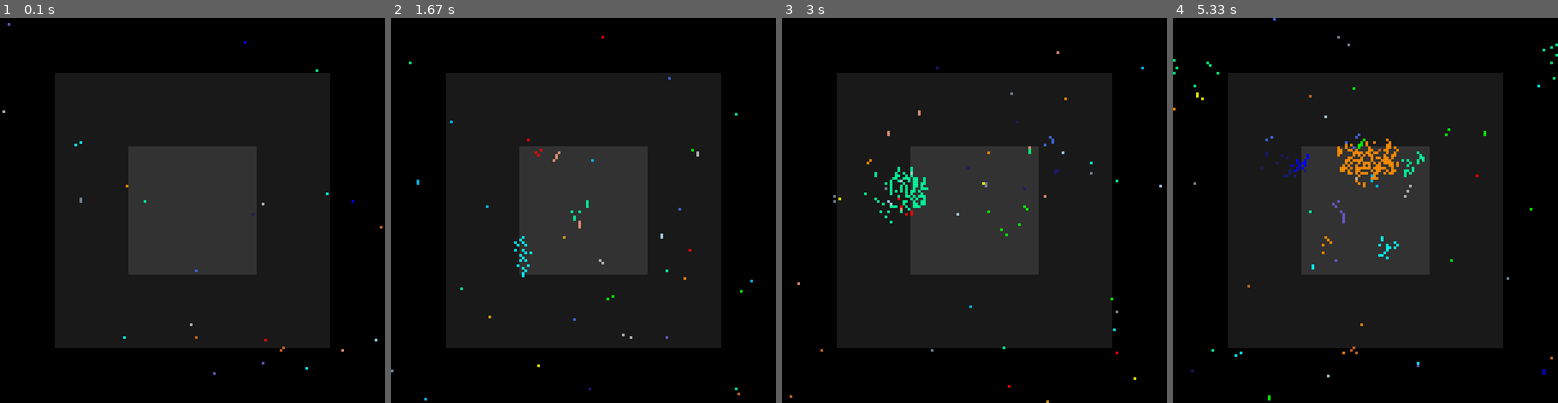
Above: before the commit, frames 1-4 (left to right).
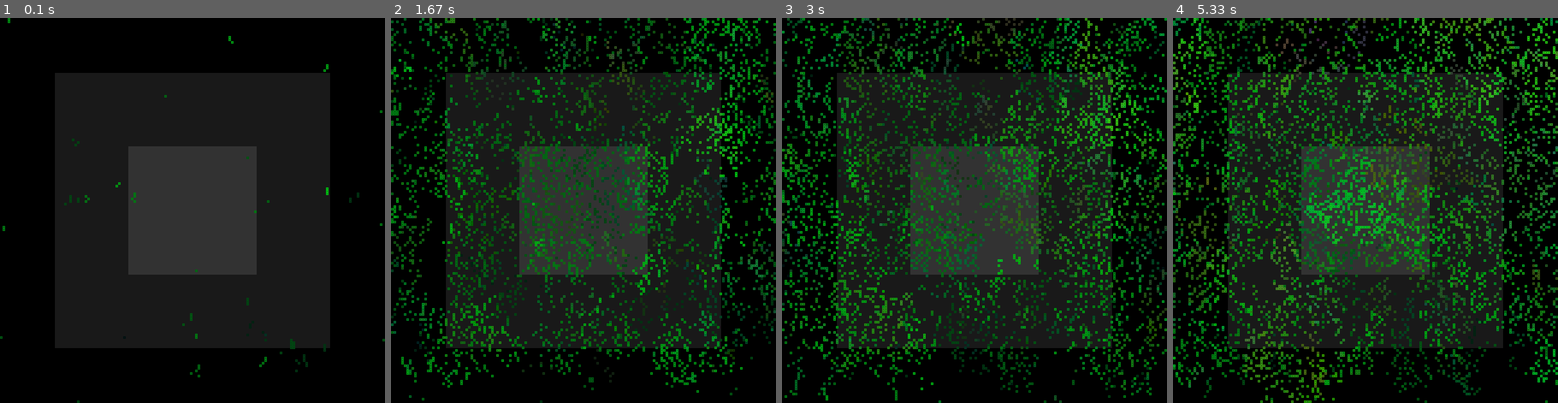
Above: after the commit, the same moments.

Repository: 6hAkunAmAtAtA9/Evolution_simulation_pygame
Game: pygame game, started from evolution_game.py
The game is run twice, just before and just after one commit, with the same random seed, the same clock (stepped at 60 frames per second) and the same inputs.
Inputs (mouse positions are in pixels of both pictures, inside the frame that each line leads up to):
- Up to frame 1 (0.1 s): no input
- Up to frame 2 (1.67 s): press the mouse at (587, 237) at 0.37 s; move the mouse to (537, 225) at 0.47 s; release the mouse at (491, 214) at 0.6 s
- Up to frame 3 (3 s): press the mouse at (978, 237) at 1.7 s; move the mouse to (974, 245) at 1.8 s; release the mouse at (974, 256) at 1.93 s; press the mouse at (978, 237) at 2.53 s; move the mouse to (901, 179) at 2.63 s; release the mouse at (828, 125) at 2.77 s
- Up to frame 4 (5.33 s): press the mouse at (1369, 237) at 3.37 s; move the mouse to (1407, 175) at 3.47 s; release the mouse at (1454, 114) at 3.6 s; press the mouse at (1369, 237) at 4.27 s; move the mouse to (1419, 245) at 4.37 s; release the mouse at (1469, 252) at 4.5 s; press the mouse at (1369, 237) at 5.1 s; move the mouse to (1377, 275) at 5.2 s; move the mouse to (1388, 318) at 5.3 s

The runs differ from the first frame. In frame 1, 0.5% of the frame differs, in the area x 0-100%, y 0-100%; in frame 2, 16%; in frame 3, 19%; in frame 4, 21%.

Commit message:
10. Genome paiting

Diff:
--- a/actions.py
+++ b/actions.py
@@ -6,26 +6,27 @@
 settings = Settings()
 
 
-def life_cicle(cell, cell_list):
+def life_cycle(cell, cell_list):
     """Main circle of events in cells life"""
     location = nearby_objects(cell, cell_list)
     action = genome_action(cell.genome)
 
     if action in ('u', 'd', 'r', 'l'):
         square_moving(cell, cell_list, location, action)
-        cell.disabled_counter = settings.disabled_counter
+
     if 'b' in action and cell.energy > int(action[-2:]) * 4:
         birth(cell, cell_list, action)
-        cell.energy -= int(action[-2:]) * 4
+        cell.energy -= int(action[-2:]) * 5
 
     if action == 'c':
         collect(cell)
 
     if "e" in action:
         eat(cell, location, cell_list, action)
-        cell.energy -= 10
 
     energy_reduce(cell, location)
+
+    cell.life_time -= 1
     killer(cell, cell_list, location)
 
 
@@ -73,16 +74,18 @@
 
     cell.object = pygame.Rect((cell.x * cell.width, cell.y * cell.height, cell.width, cell.height))
 
+
 def collect(cell):
     if settings.y_size - settings.I_y_start_more_energy > cell.y > settings.I_y_start_more_energy and \
             settings.x_size - settings.I_x_start_more_energy > cell.x > settings.I_x_start_more_energy:
         if settings.y_size - settings.I_y_start_anymore_energy > cell.y > settings.I_y_start_anymore_energy and \
                 settings.x_size - settings.I_x_start_anymore_energy > cell.x > settings.I_x_start_anymore_energy:
-            cell.energy += 7
-
-        cell.energy += 3
+            cell.energy += 2
+
+        cell.energy += 2
     else:
-        cell.energy += 1
+        cell.energy += 2
+
 
 def nearby_objects(cell, cell_list):
     top = ['-', '0', '-']
@@ -98,6 +101,7 @@
     bottom[1] = try_to_see(cell_list, cell.y + 1, cell.x)
     # bottom[2] = try_to_see(cell_list, cell.y + 1, cell.x + 1)
     return [top, middle, bottom]
+
 
 def try_to_see(cell_list, original_y, original_x):
     try:
@@ -117,6 +121,7 @@
 
         return cell_list[y][x]
 
+
 def birth(cell, cell_list, action):
     '''Надо помнить, что мутирует ячейка только вврех, ввиду того что при мутации координата указана как у - 1'''
     if settings.y_size > cell.y > 0:
@@ -127,37 +132,44 @@
 
         if random.randint(1, 20) == 20:
             genome, kind = mutation(cell.genome, cell.kind)
-            cell_n = Cell(y - 1, cell.x, random.choice(settings.colors), genome, kind, action[-2:])
-
-        if cell_list[y - 1][cell.x] == '0':
-            try:
-                cell_list[y - 1][cell.x] = cell_n
-            except IndexError:
-                pass
-
-        elif cell_list[cell.y + 1][cell.x] == '0':
-            try:
-
-                cell_list[cell.y + 1][cell.x] = Cell(y + 1, cell.x, cell.color, new_genome, cell.kind, action[-2:])
-            except IndexError:
-                pass
+            cell_n = Cell(y - 1, cell.x, color(genome), genome, kind, action[-2:])  # random.choice(settings.colors)
+
+            try:
+                if cell_list[y - 1][cell.x] == '0':
+                    cell_list[y - 1][cell.x] = cell_n
+            except IndexError:
+                if cell_list[settings.y_size][cell.x] == '0':
+                    cell_list[settings.y_size][cell.x] = cell_n
+
+
+        else:
+            try:
+                if cell_list[y - 1][cell.x] == '0':
+                    cell_list[y - 1][cell.x] = cell_n
+            except IndexError:
+                if cell_list[settings.y_size][cell.x] == '0':
+                    cell_list[settings.y_size][cell.x] = cell_n
+
 
 def energy_reduce(cell, location):
-    energy_reduce = 0
+    energy_reduce = 0  # 0 default
     for raw in location:
         energy_reduce += raw.count('-') + raw.count('0')
-    cell.energy -= 1 + (8 - energy_reduce) + round(cell.energy * 0.01)
+    cell.energy -= 1 + (7 - energy_reduce) + round(cell.energy * 0.01)
+
 
 def killer(cell, cell_list, location):
-    if cell.energy <= 0:
+    if cell.energy <= 0 or cell.life_time <= 0:
         # or ("b10" not in cell.genome and "b20" not in cell.genome and "b30" not in cell.genome):
         cell_list[cell.y][cell.x] = '0'
+
 
 def genome_action(genome):
     action = genome.pop(0)
     genome.append(action)
     return action
 
+
 def mutation(genome, kind):
     new_gen = random.choice(
         ('b10', 'b20', 'b30', 'b40', 'b50', 'u', 'd', 'l', 'r', 'c', 'el', 'er', 'el', 'ed'))
@@ -170,11 +182,12 @@
     kind_new = kind[:4] + chr(random.randint(65, 90)) + str(random.randint(0, 100))
     return new_genome, kind_new
 
+
 def eat(cell, location, cell_list, action):
     if action[-1] == 'l' and location[1][0] != '0':
         if location[1][0].kind != cell.kind:
             try:
-                cell.energy += cell_list[cell.y][cell.x - 1].energy * 2
+                cell.energy += cell_list[cell.y][cell.x - 1].energy * settings.eat_coef
                 cell_list[cell.y][cell.x - 1] = '0'
 
             except IndexError:
@@ -183,7 +196,7 @@
     if action[-1] == 'r' and location[1][1] != '0':
         if location[1][1].kind != cell.kind:
             try:
-                cell.energy += cell_list[cell.y][cell.x + 1].energy * 2
+                cell.energy += cell_list[cell.y][cell.x + 1].energy * settings.eat_coef
                 cell_list[cell.y][cell.x + 1] = '0'
 
             except IndexError:
@@ -192,7 +205,7 @@
     if action[-1] == 'u' and location[0][1] != '0':
         if location[0][1].kind != cell.kind:
             try:
-                cell.energy += cell_list[cell.y - 1][cell.x].energy * 2
+                cell.energy += cell_list[cell.y - 1][cell.x].energy * settings.eat_coef
                 cell_list[cell.y - 1][cell.x] = '0'
 
             except IndexError:
@@ -201,8 +214,24 @@
     if action[-1] == 'd' and location[2][1] != '0':
         if location[2][1].kind != cell.kind:
             try:
-                cell.energy += cell_list[cell.y + 1][cell.x].energy * 2
+                cell.energy += cell_list[cell.y + 1][cell.x].energy * settings.eat_coef
                 cell_list[cell.y + 1][cell.x] = '0'
 
             except IndexError:
                 pass
+
+
+def color(genome):
+    collect = (255 // settings.len_genome) * genome.count('c')
+    eat = (255 // settings.len_genome) * (genome.count('er') + genome.count('el') + genome.count('ed')
+                                          + genome.count('eu'))
+    birth = (255 // settings.len_genome) * (genome.count('b10') + genome.count('b20') + genome.count('b30')
+                                            + genome.count('b40') + genome.count('b50'))
+    if eat > 255:
+        eat = 255
+    if collect > 255:
+        collect = 255
+    if birth > 255:
+        birth = 255
+
+    return [0 + eat, 0 + collect, 0 + birth]
--- a/cell.py
+++ b/cell.py
@@ -18,6 +18,7 @@
         self.genome = genome
         self.kind = kind
         self.disabled_counter = self.settings.disabled_counter
+        self.life_time = self.settings.life_time
 
 
         #self.color = random.choice(self.settings.colors)
--- a/evolution_game.py
+++ b/evolution_game.py
@@ -67,7 +67,7 @@
                                 self.kinds_uniq[self.objects[i][j].kind] = 1
                             else:
                                 self.kinds_uniq[self.objects[i][j].kind] += 1
-                            actions.life_cicle(self.objects[i][j], self.objects)
+                            actions.life_cycle(self.objects[i][j], self.objects)
 
             """Отрисовка нового масива"""
             for i in range(len((self.objects))):
@@ -101,7 +101,7 @@
                     # for raw in self.objects:
                     #     print(raw)
                     try:
-                        print(self.objects[y][x].y, self.objects[y][x].x, self.objects[y][x].kind, self.objects[y][x].color, sorted(self.objects[y][x].genome),self.objects[y][x].energy)
+                        print(self.objects[y][x].y, self.objects[y][x].x, self.objects[y][x].kind, self.objects[y][x].color, sorted(self.objects[y][x].genome),self.objects[y][x].energy, self.objects[y][x].life_time)
                     except AttributeError:
                         pass
 
@@ -145,16 +145,19 @@
         b = random.randint(0, len(self.objects[0]) - 1)
         if self.objects[a][b] == '0':
             try:
-                self.objects[a][b] = Cell(a, b, random.choice(self.settings.colors), self.genome(), chr(random.randint(65, 91)))
+                # self.objects[a][b] = Cell(a, b, random.choice(self.settings.colors), self.genome(), chr(random.randint(65, 91)))
+                genome = self.genome()
+                self.objects[a][b] = Cell(a, b, actions.color(genome), genome,
+                                          chr(random.randint(65, 91)))
             except IndexError:
                 pass
 
     def genome(self):
         a = []
         a.append('b10')
-        a.append("c")
-        while len(a) < 15:
-            a.append(random.choice(('c', 'er', 'el', 'r', 'l')))
+
+        while len(a) < 25:
+            a.append(random.choice(('r', 'l', 'b_10',  'c')))
 
 
         # while len(a) < 20:
--- a/settings.py
+++ b/settings.py
@@ -8,6 +8,7 @@
 
         self.cells_start_count = 10
         self.food_start_count = 0
+        self.eat_coef = 1
 
 
         self.screen_width = 750
@@ -55,7 +56,9 @@
                        'DarkOrange', 'DeepSkyBlue', 'Chocolate', 'Gray', 'LightSlateGray']
 
         '''Cell life settings'''
-        self.start_energy = random.randint(40, 100)  # потом поменять вернуть 10,60
+        self.len_genome = 15
+        self.start_energy = random.randint(50, 100)  # потом поменять вернуть 10,60
+        self.life_time = 100
         self.free_place_needing = 4  # максимально количество клеток рядом
         self.disabled_counter = 10
 
--- a/try.py
+++ b/try.py
@@ -1,2 +1,46 @@
-import random
-print(chr(random.randint(65, 91)))
+import random as random
+
+command = ''
+
+
+def random_cell():
+    r_coeff = random.random()
+    if r_coeff > 0.9:
+        return 'T'
+    elif r_coeff > 0.8:
+        return 'R'
+    else:
+        return '-'
+
+
+field = [[random_cell() for _ in range(9)] for _ in range(9)]
+
+
+def show_field(field):
+    field[4][4] = 'H'
+    for raw in field:
+        print(raw)
+    pass
+
+
+def up(field):
+    new_raw = [[random_cell() for _ in range(9)]]
+    new_raw.extend(field[:8])
+    new_raw[5][4] = '-'
+    return new_raw
+
+
+def down(field):
+    del field[0]
+    field.append([random_cell() for _ in range(9)])
+    field[3][4] = ''
+    return field
+
+
+while command != 'q':
+    show_field(field)
+    command = input('Input a command: ')
+    if command == 'w':
+        field = up(field)
+    elif command == 's':
+        field = down(field)
